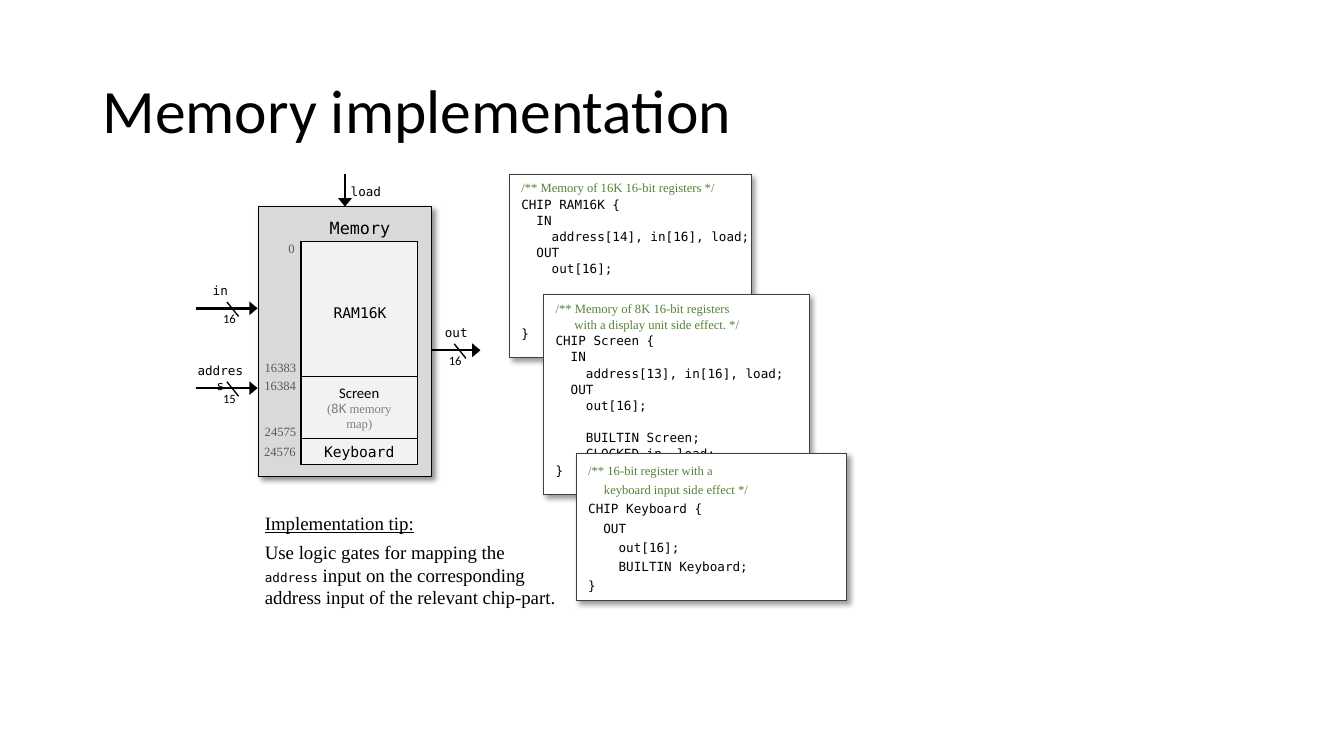
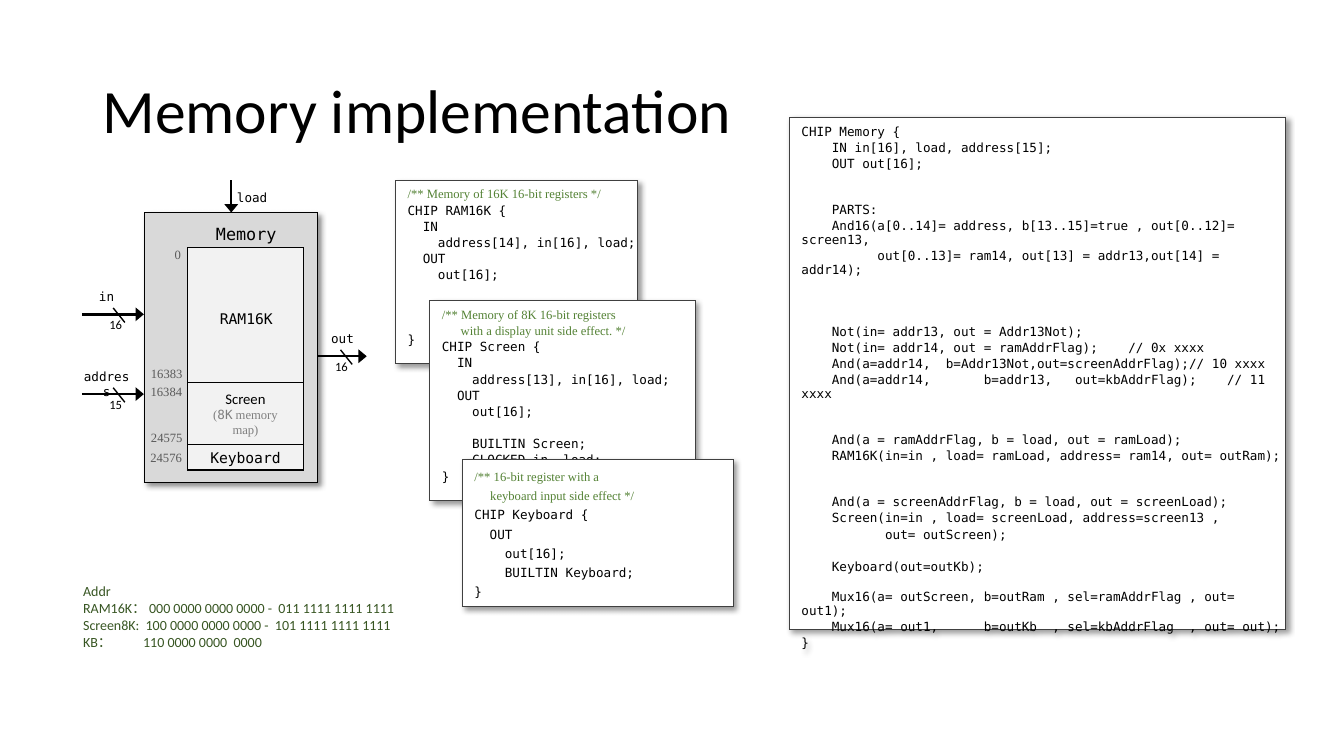
Before and after one commit to vcboy1/Leeds, a slide deck: slide 13 of 26fall/1860/Lecture/Week1.9/Lec 1.9.1 Memory II.pptx (slide 14 before the commit). Drawn at 1344x756 pixels with LibreOffice and Linux fonts; fonts in the diff are those of the drawing. Boxes give left, top, right and bottom in pixels: in the first picture for what was removed or moved away, otherwise in the second. Text is boxed around its words. In the diff, an @@ line names an element or a change of style, - is before the commit and + after.

```diff
--- a/26fall/1860/Lecture/Week1.9/Lec 1.9.1 Memory II.pptx
+++ b/26fall/1860/Lecture/Week1.9/Lec 1.9.1 Memory II.pptx
@@ rectangle added at (789, 118, 1286, 630), fill #FFFFFF, outline #404040 0.75 pt, 9 pt, text #000000 @@
+CHIP Memory {
+IN in[16], load, address[15];
+OUT out[16];
+PARTS:
+And16(a[0..14]= address, b[13..15]=true , out[0..12]= screen13,
+out[0..13]= ram14, out[13] = addr13,out[14] = addr14);
+Not(in= addr13, out = Addr13Not);
+Not(in= addr14, out = ramAddrFlag); // 0x xxxx
+And(a=addr14, b=Addr13Not,out=screenAddrFlag);// 10 xxxx
+And(a=addr14, b=addr13, out=kbAddrFlag); // 11 xxxx
+And(a = ramAddrFlag, b = load, out = ramLoad);
+RAM16K(in=in , load= ramLoad, address= ram14, out= outRam);
+And(a = screenAddrFlag, b = load, out = screenLoad);
+Screen(in=in , load= screenLoad, address=screen13 ,
+out= outScreen);
+Keyboard(out=outKb);
+Mux16(a= outScreen, b=outRam , sel=ramAddrFlag , out= out1);
+Mux16(a= out1, b=outKb , sel=kbAddrFlag , out= out);
+}
@@ rectangle "/** Memory of 8K 16-bit ...": place and size @@
-rectangle "/** Memory of 8K 16-bit ..." at (543, 294, 809, 494)
+rectangle "/** Memory of 8K 16-bit ..." at (431, 300, 696, 500)
@@ 15 texts, 6 rectangles, 4 arrows, 3 lines: place and size @@
-15 texts, 6 rectangles, 4 arrows, 3 lines at (186, 174, 847, 601)
+15 texts, 6 rectangles, 4 arrows, 3 lines at (72, 180, 733, 607)
@@ text removed at (265, 517, 556, 608) @@
-Implementation tip:
-Use logic gates for mapping the address input on the corresponding address input of the relevant chip-part.
@@ text added at (83, 586, 394, 647), 10 pt, text #385723 @@
+Addr
+RAM16K： 000 0000 0000 0000 - 011 1111 1111 1111
+Screen8K: 100 0000 0000 0000 - 101 1111 1111 1111
+KB： 110 0000 0000 0000
```
Also in this commit, not shown: 22 other slides changed, 2 slides removed, 3 other files.
